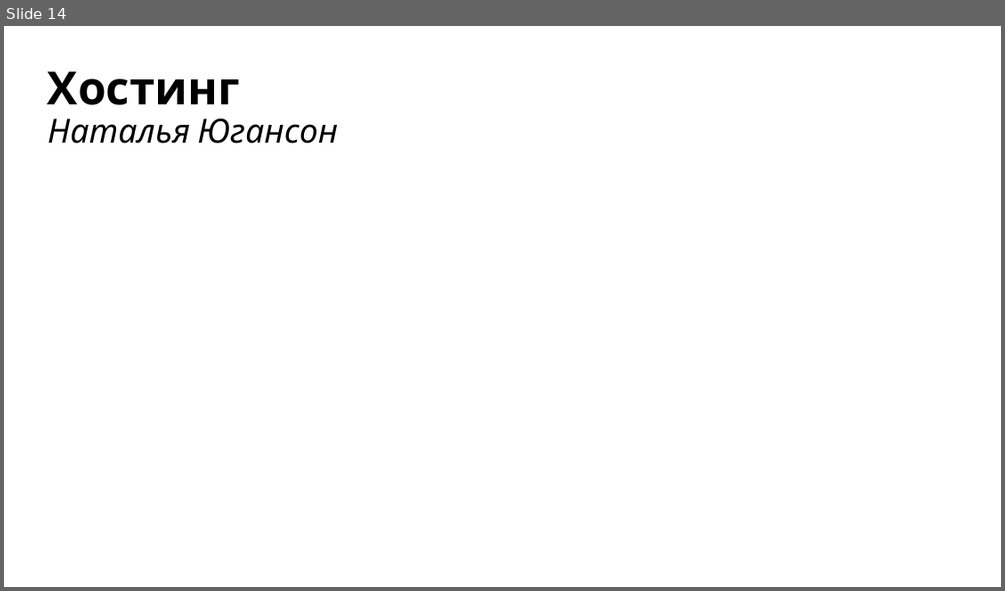
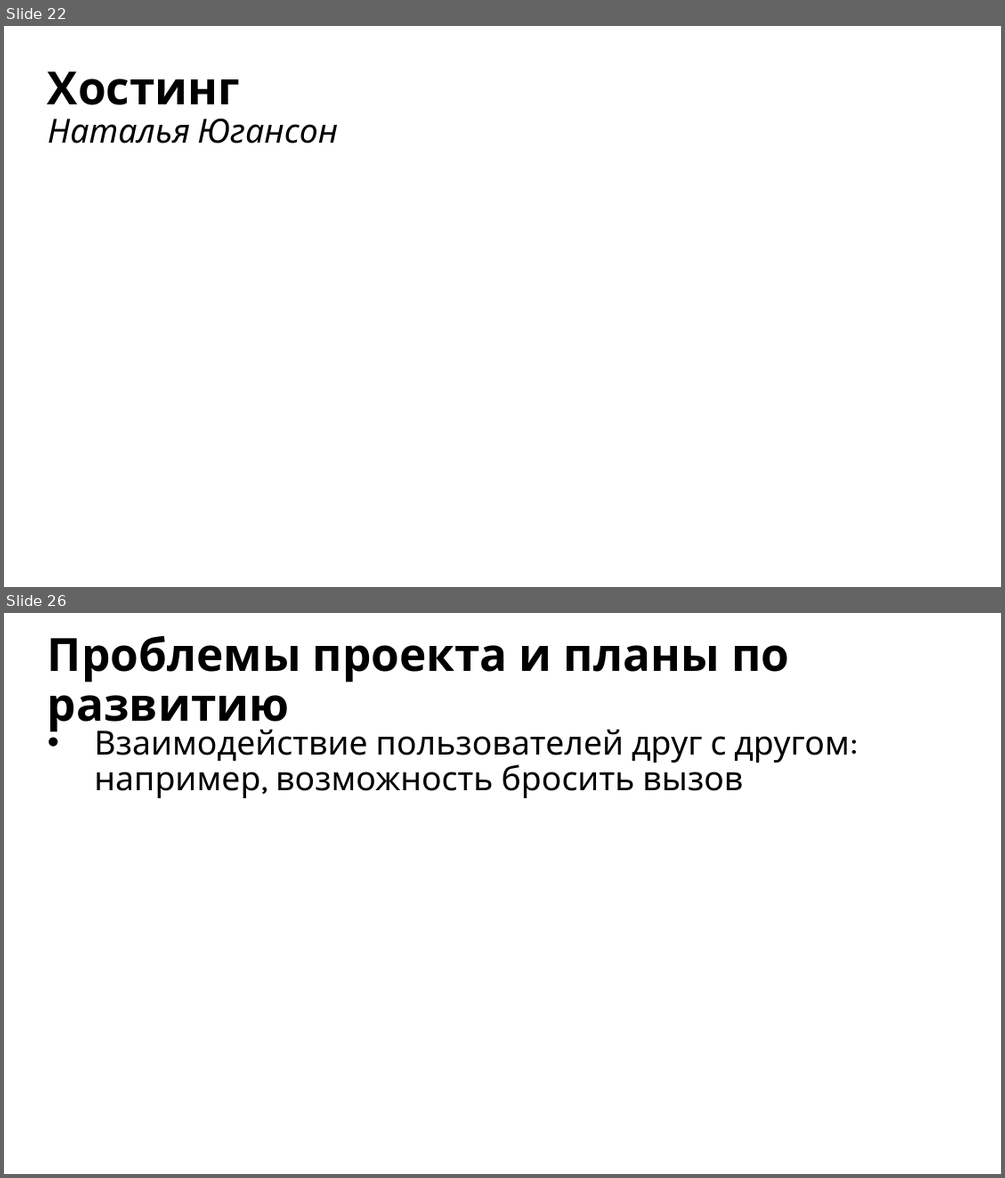
Before and after one commit to yugansonchik/GeoQuest, a slide deck: Презентация GeoQuest.pptx. Shown one above the other, each under a label of ours: slide 14 before the commit, slides 22 and 26 after it; the slides between them are not shown. The pictures are 1005x591 and 1005x1178 pixels, drawn with LibreOffice and Linux fonts; fonts in the diff are those of the drawing. Boxes give left, top, right and bottom in pixels: in the first picture for what was removed or moved away, otherwise in the second. Text is boxed around its words. In the diff, an @@ line names an element or a change of style, - is before the commit and + after.

```diff
--- a/Презентация GeoQuest.pptx
+++ b/Презентация GeoQuest.pptx
@@ slide 26 added at (4, 613, 1001, 1174), background #FFFFFF @@
@@ title added at (48, 635, 789, 732), 44 pt, text #000000, bold @@
+Проблемы проекта и планы по развитию
@@ text added at (94, 729, 850, 798), 32 pt, text #000000 @@
+• Взаимодействие пользователей друг с другом: например, возможность бросить вызов
@@ what was slide 14 is now slide 22 @@
```
Also in this commit, not shown: 10 slides changed, 11 other slides added.
